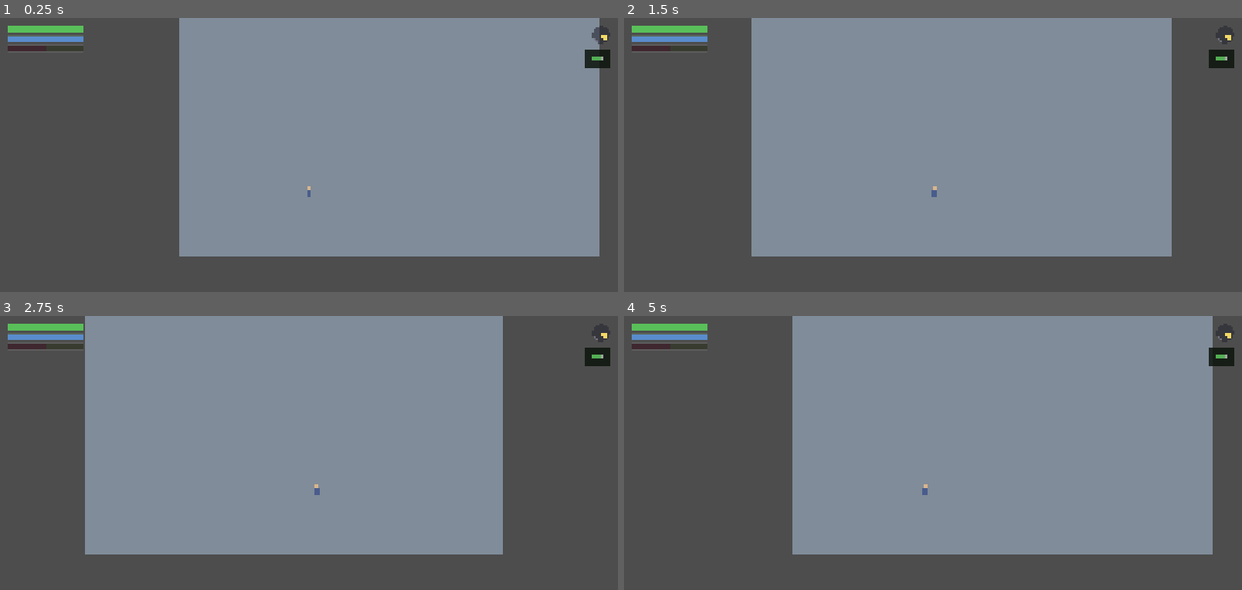
Above: before the commit, frames 1-4 (two rows, left to right).
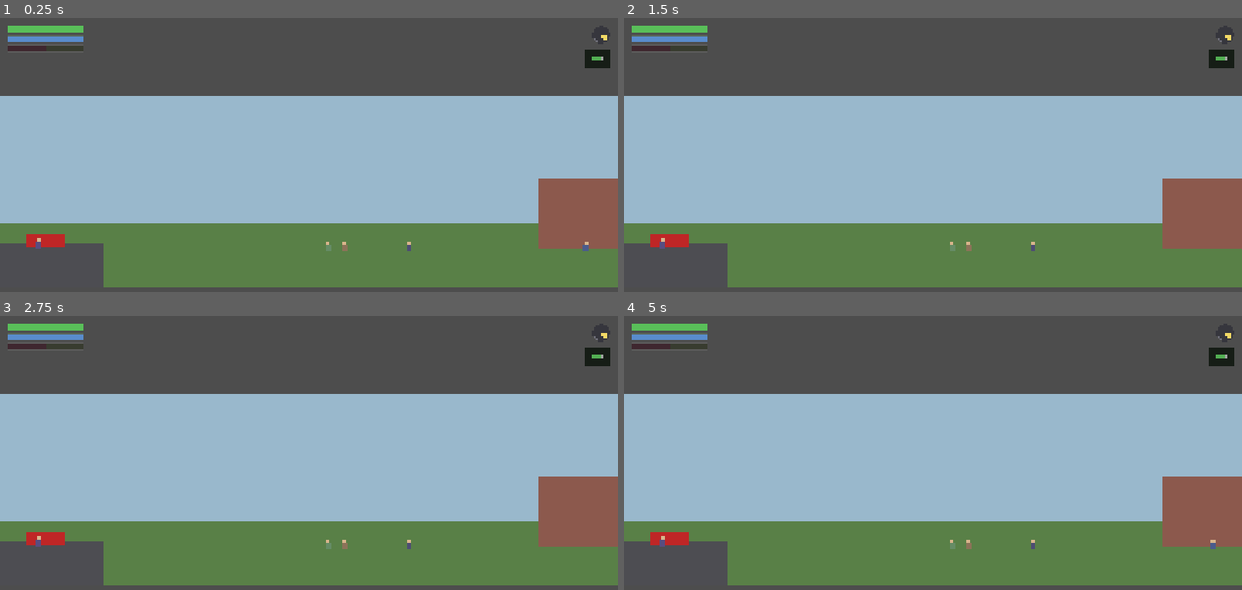
Above: after the commit, the same moments.

Repository: tm4747/leprechaun-game
Game: Godot game, scene res://scenes/intro/IntroSchool.tscn
The game is run twice, just before and just after one commit, with the same random seed, the same clock (stepped at 60 frames per second) and the same inputs. This scene is started directly instead of the project's main scene.
Inputs:
- Up to frame 1 (0.25 s): no input
- Up to frame 2 (1.5 s): tap Enter (confirm) at 0.5, 0.6 s; hold D (move_right) 0.53-1.28 s; hold S (move_down) from 1.28 s (still down); tap 1 at 1.35 s
- Up to frame 3 (2.75 s): tap Enter (confirm) at 2 s; release S (move_down) at 2.03 s; hold D (move_right) from 2.03 s (still down); tap 2 at 2.1 s
- Up to frame 4 (5 s): release D (move_right) at 2.78 s; hold W (move_up) 2.78-3.53 s; tap 3 at 2.85 s; tap Enter (confirm) at 3.5 s; hold A (move_left) from 3.53 s (still down); tap 4 at 3.6 s; tap 5 at 4.35 s

The runs differ from the first frame. In frame 1, 86% of the frame differs, in the area x 0-100%, y 0-99%; in frame 2, 87%; in frame 3, 87%; in frame 4, 87%.

Commit message:
Phase 6: school sequence (recess incident + Billy)
- IntroSchool consolidated into one scene per PRD 8.2: bus arrival ->
  classroom (a pure fade + wait, no geometry needed -- "no player
  control, purpose is pacing and contrast", section 15) -> recess ->
  front gate / Billy.
- The red-eye incident (section 17): two kids argue in GARBLED dialogue,
  shove each other, both flash red-eyed for an instant via
  NPCPlaceholder.flash_eyes_red() and immediately return to normal, a
  small Gut Meter dip, then a teacher steps in. No freeze, no zoom, no
  sting, no label, nobody comments on it -- exactly the PRD's forbidden
  list, avoided.
  list, avoided.
- Billy encounter (section 18): Gut Meter swings sharply to joy on sight,
  then to fear/sadness after his mocking GARBLED response; his car drives
  off; the boy walks toward the bus with no confrontation or melodrama.
- IntroHome stub scene for Phase 7 to flesh out.
- Headless Phase 6 suite: 10/10 passing, including asserting the
  argument actually renders as GARBLED (not translated) dialogue and
  that the Gut Meter genuinely moves in both directions.

Diff:
--- /dev/null
+++ b/scenes/intro/IntroHome.tscn
@@ -0,0 +1,17 @@
+[gd_scene load_steps=3 format=3]
+
+[ext_resource type="Script" path="res://scripts/intro/intro_home.gd" id="1"]
+[ext_resource type="PackedScene" path="res://scenes/player/Player.tscn" id="2"]
+
+[node name="IntroHome" type="Node2D"]
+script = ExtResource("1")
+
+[node name="Background" type="ColorRect" parent="."]
+offset_left = -100.0
+offset_top = -100.0
+offset_right = 1200.0
+offset_bottom = 700.0
+color = Color(0.25, 0.2, 0.18, 1)
+
+[node name="Player" parent="." instance=ExtResource("2")]
+position = Vector2(300, 500)
--- a/scenes/intro/IntroSchool.tscn
+++ b/scenes/intro/IntroSchool.tscn
@@ -1,17 +1,100 @@
-[gd_scene load_steps=3 format=3]
+[gd_scene load_steps=6 format=3]
 
 [ext_resource type="Script" path="res://scripts/intro/intro_school.gd" id="1"]
 [ext_resource type="PackedScene" path="res://scenes/player/Player.tscn" id="2"]
+[ext_resource type="Script" path="res://scripts/intro/auto_event_trigger.gd" id="3"]
+[ext_resource type="PackedScene" path="res://scenes/intro/NPCPlaceholder.tscn" id="4"]
+
+[sub_resource type="RectangleShape2D" id="RectangleShape2D_trigger"]
+size = Vector2(110, 140)
 
 [node name="IntroSchool" type="Node2D"]
 script = ExtResource("1")
 
-[node name="Background" type="ColorRect" parent="."]
-offset_left = -100.0
-offset_top = -100.0
-offset_right = 1200.0
-offset_bottom = 700.0
-color = Color(0.5, 0.55, 0.6, 1)
+[node name="Sky" type="ColorRect" parent="."]
+offset_left = 0.0
+offset_top = 0.0
+offset_right = 2000.0
+offset_bottom = 400.0
+color = Color(0.6, 0.72, 0.8, 1)
+
+[node name="Ground" type="ColorRect" parent="."]
+offset_left = 0.0
+offset_top = 400.0
+offset_right = 2000.0
+offset_bottom = 600.0
+color = Color(0.35, 0.5, 0.28, 1)
+
+[node name="FrontGateArea" type="ColorRect" parent="."]
+offset_left = 0.0
+offset_top = 460.0
+offset_right = 400.0
+offset_bottom = 600.0
+color = Color(0.3, 0.3, 0.32, 1)
+
+[node name="SchoolBuilding" type="ColorRect" parent="."]
+offset_left = 1750.0
+offset_top = 260.0
+offset_right = 2000.0
+offset_bottom = 480.0
+color = Color(0.55, 0.35, 0.3, 1)
 
 [node name="Player" parent="." instance=ExtResource("2")]
-position = Vector2(300, 500)
+position = Vector2(1900, 470)
+
+[node name="SchoolDoorTrigger" type="Area2D" parent="."]
+position = Vector2(1780, 470)
+script = ExtResource("3")
+
+[node name="SchoolDoorTriggerShape" type="CollisionShape2D" parent="SchoolDoorTrigger"]
+shape = SubResource("RectangleShape2D_trigger")
+
+[node name="RecessSpawn" type="Marker2D" parent="."]
+position = Vector2(1560, 470)
+
+[node name="KidA" parent="." instance=ExtResource("4")]
+position = Vector2(1100, 470)
+npc_name = "A boy"
+body_color = Color(0.4, 0.55, 0.4, 1)
+
+[node name="KidB" parent="." instance=ExtResource("4")]
+position = Vector2(1150, 470)
+npc_name = "Another boy"
+body_color = Color(0.55, 0.45, 0.35, 1)
+
+[node name="Teacher" parent="." instance=ExtResource("4")]
+position = Vector2(1350, 470)
+npc_name = "Teacher"
+body_color = Color(0.3, 0.3, 0.45, 1)
+
+[node name="TeacherStandMarker" type="Marker2D" parent="."]
+position = Vector2(1125, 470)
+
+[node name="IncidentTrigger" type="Area2D" parent="."]
+position = Vector2(1125, 470)
+script = ExtResource("3")
+
+[node name="IncidentTriggerShape" type="CollisionShape2D" parent="IncidentTrigger"]
+shape = SubResource("RectangleShape2D_trigger")
+
+[node name="BillyCar" type="Node2D" parent="."]
+position = Vector2(220, 460)
+
+[node name="CarBody" type="ColorRect" parent="BillyCar"]
+offset_left = -60.0
+offset_top = -30.0
+offset_right = 60.0
+offset_bottom = 10.0
+color = Color(0.75, 0.15, 0.15, 1)
+
+[node name="Billy" parent="BillyCar" instance=ExtResource("4")]
+position = Vector2(-20, 0)
+npc_name = "Billy"
+body_color = Color(0.35, 0.3, 0.5, 1)
+
+[node name="BillyTrigger" type="Area2D" parent="."]
+position = Vector2(320, 470)
+script = ExtResource("3")
+
+[node name="BillyTriggerShape" type="CollisionShape2D" parent="BillyTrigger"]
+shape = SubResource("RectangleShape2D_trigger")
--- a/scenes/intro/NPCPlaceholder.tscn
+++ b/scenes/intro/NPCPlaceholder.tscn
@@ -18,3 +18,10 @@
 offset_right = 6.0
 offset_bottom = -6.0
 color = Color(0.85, 0.71, 0.55, 1)
+
+[node name="Eyes" type="ColorRect" parent="."]
+offset_left = -3.0
+offset_top = -12.0
+offset_right = 3.0
+offset_bottom = -10.0
+color = Color(0.15, 0.12, 0.1, 1)
--- /dev/null
+++ b/scripts/intro/intro_home.gd
@@ -0,0 +1,12 @@
+extends Node2D
+## Evening: return home, dinner, living room, TV, parents (PRD sections
+## 19-24). Fleshed out fully in Phase 7 -- this stub exists so Phase 6's
+## bus-home beat has a real scene to transition into.
+
+@onready var player: Player = $Player
+
+func _ready() -> void:
+	GameState.current_scene_path = scene_file_path
+	GameState.intro_progress = "evening_return_home"
+	GameState.mark_screen_visited("intro_home")
+	player.set_movement_mode(Player.MovementMode.SIDE_SCROLL)
--- a/scripts/intro/intro_school.gd
+++ b/scripts/intro/intro_school.gd
@@ -1,12 +1,97 @@
 extends Node2D
-## School arrival (PRD section 14.2). Fleshed out fully in Phase 6 -- this
-## stub exists so Phase 5's bus sequence has a real scene to transition
-## into without soft-locking.
+## The whole school day in one consolidated scene, per PRD section 8.2's
+## file list. Bus arrival -> classroom (a pure fade; "no player control...
+## purpose is pacing and contrast", section 15, so it doesn't need real
+## classroom geometry) -> recess with the red-eye incident (section 17,
+## the first supernatural hint) -> front gate / Billy (section 18).
+
+const HOME_SCENE := "res://scenes/intro/IntroHome.tscn"
 
 @onready var player: Player = $Player
+@onready var school_door_trigger: AutoEventTrigger = $SchoolDoorTrigger
+@onready var incident_trigger: AutoEventTrigger = $IncidentTrigger
+@onready var billy_trigger: AutoEventTrigger = $BillyTrigger
+
+@onready var recess_spawn: Marker2D = $RecessSpawn
+@onready var kid_a: NPCPlaceholder = $KidA
+@onready var kid_b: NPCPlaceholder = $KidB
+@onready var teacher: NPCPlaceholder = $Teacher
+@onready var teacher_stand_marker: Marker2D = $TeacherStandMarker
+
+@onready var billy_car: Node2D = $BillyCar
+@onready var billy: NPCPlaceholder = $BillyCar/Billy
 
 func _ready() -> void:
 	GameState.current_scene_path = scene_file_path
 	GameState.intro_progress = "school_arrival"
 	GameState.mark_screen_visited("intro_school")
 	player.set_movement_mode(Player.MovementMode.SIDE_SCROLL)
+	player.set_camera_limits(0, 0, 2000, 600)
+
+	if GameState.pending_spawn_id != "" and has_node(GameState.pending_spawn_id):
+		player.global_position = get_node(GameState.pending_spawn_id).global_position
+	GameState.pending_spawn_id = ""
+
+	school_door_trigger.triggered.connect(_on_school_door_triggered)
+	incident_trigger.triggered.connect(_on_incident_triggered)
+	billy_trigger.triggered.connect(_on_billy_triggered)
+
+## Section 14.2/15: entering school skips straight through the school day.
+## No tutorial, no classroom minigame -- just a believable fade.
+func _on_school_door_triggered() -> void:
+	Events.disable_control()
+	await Events.fade_to_black(0.5)
+	await Events.wait(1.2) # the school day passing, off-screen
+	player.global_position = recess_spawn.global_position
+	await Events.fade_from_black(0.5)
+	GameState.intro_progress = "school_recess"
+	Events.enable_control()
+
+## Section 17: the first subtle supernatural hint. No freeze, no zoom, no
+## sting, no label, no leprechaun, no one commenting on it (Rule 6/10).
+func _on_incident_triggered() -> void:
+	Events.disable_control()
+	await Events.dialogue(kid_a.npc_name, "Whaa whaa whaa!", "GARBLED", 1.4)
+	await Events.dialogue(kid_b.npc_name, "Whaa whaa whaa whaa!", "GARBLED", 1.4)
+
+	var shove := create_tween()
+	shove.tween_property(kid_a, "position:x", kid_a.position.x - 10, 0.15)
+	shove.parallel().tween_property(kid_b, "position:x", kid_b.position.x + 10, 0.15)
+	await shove.finished
+
+	# The critical animation: both flicker red at once, look at the
+	# protagonist, then immediately return to normal. That's the entire
+	# beat -- nothing narrates it.
+	kid_a.flash_eyes_red(0.15)
+	await kid_b.flash_eyes_red(0.15)
+	GameState.gut.modify_gut(-0.15)
+
+	await Events.dialogue(kid_a.npc_name, "Whaa whaa!", "GARBLED", 1.1)
+
+	var teacher_step := create_tween()
+	teacher_step.tween_property(teacher, "global_position", teacher_stand_marker.global_position, 0.8)
+	await teacher_step.finished
+	await Events.wait(0.6)
+
+	GameState.intro_progress = "school_incident_seen"
+	Events.enable_control()
+
+## Section 18: Billy. Gut swings hard toward joy on seeing him, then hard
+## toward fear/sadness after he mocks the boy and drives off. No revenge,
+## no confrontation, no melodrama -- the boy just absorbs it.
+func _on_billy_triggered() -> void:
+	Events.disable_control()
+	GameState.gut.set_gut(0.6)
+	await Events.wait(0.4)
+	await Events.dialogue(GameState.player_name, "Hey Billy, can I get a ride home?", "CLEAR", 2.0)
+	await Events.dialogue(billy.npc_name, "Whaa whaa whaa whaa whaa!", "GARBLED", 1.6)
+	GameState.gut.set_gut(-0.5)
+
+	var drive_off := create_tween()
+	drive_off.tween_property(billy_car, "position:x", billy_car.position.x - 500, 0.8) \
+		.set_trans(Tween.TRANS_QUAD).set_ease(Tween.EASE_IN)
+	await drive_off.finished
+
+	await Events.move_character(player, player.global_position + Vector2(-120, 0), 90.0)
+	GameState.intro_progress = "school_billy_seen"
+	Events.transition_scene(HOME_SCENE)
--- a/scripts/intro/npc_placeholder.gd
+++ b/scripts/intro/npc_placeholder.gd
@@ -10,7 +10,18 @@
 
 @onready var body: ColorRect = $Body
 @onready var head: ColorRect = $Head
+@onready var eyes: ColorRect = $Eyes
+
+var _normal_eye_color: Color
 
 func _ready() -> void:
 	body.color = body_color
 	head.color = head_color
+	_normal_eye_color = eyes.color
+
+## A fraction-of-a-second red flicker (PRD section 17) -- never a freeze,
+## zoom, sound cue, or label. Just the animation, exactly as specified.
+func flash_eyes_red(duration: float = 0.15) -> void:
+	eyes.color = Color(0.9, 0.1, 0.1)
+	await get_tree().create_timer(duration).timeout
+	eyes.color = _normal_eye_color
--- /dev/null
+++ b/tests/Phase6Test.tscn
@@ -0,0 +1,6 @@
+[gd_scene load_steps=2 format=3]
+
+[ext_resource type="Script" path="res://tests/run_phase6_tests.gd" id="1"]
+
+[node name="Phase6Test" type="Node"]
+script = ExtResource("1")
--- /dev/null
+++ b/tests/run_phase6_tests.gd
@@ -0,0 +1,71 @@
+extends Node
+## Headless test runner for Phase 6 acceptance criteria (PRD section 65/66):
+## the supernatural hints occur without explicit explanation and the Gut
+## Meter responds appropriately.
+## Run with: godot --headless --path . res://tests/Phase6Test.tscn
+
+var _pass := 0
+var _fail := 0
+
+func _ready() -> void:
+	print("== Phase 6 school sequence tests ==")
+	GameState.reset_for_new_quest()
+
+	var school = preload("res://scenes/intro/IntroSchool.tscn").instantiate()
+	add_child(school)
+	await get_tree().process_frame
+
+	await _test_school_door(school)
+	await _test_incident(school)
+	_test_billy(school) # deliberately synchronous to the final quit()
+
+func _check(condition: bool, label: String) -> void:
+	if condition:
+		_pass += 1
+		print("  PASS: %s" % label)
+	else:
+		_fail += 1
+		print("  FAIL: %s" % label)
+
+func _test_school_door(school: Node) -> void:
+	await school._on_school_door_triggered()
+	_check(GameState.intro_progress == "school_recess", "entering school advances to recess without a classroom minigame")
+	_check(GameState.control_enabled, "control returns to the player once class is over")
+
+func _test_incident(school: Node) -> void:
+	var seen_kinds := {"garbled_count": 0}
+	var listener := func(_speaker, _text, kind):
+		if kind == "GARBLED":
+			seen_kinds["garbled_count"] += 1
+	EventBus.dialogue_line_started.connect(listener)
+
+	GameState.gut.set_gut(0.0)
+	await school._on_incident_triggered()
+
+	EventBus.dialogue_line_started.disconnect(listener)
+
+	_check(seen_kinds["garbled_count"] >= 2, "the argument plays as garbled/unintelligible dialogue, not translated subtitles")
+	_check(GameState.gut.value < 0.0, "the Gut Meter dips during the red-eye moment")
+	_check(school.kid_a.eyes.color != Color(0.9, 0.1, 0.1), "eyes return to normal immediately after the flash (no lingering supernatural marker)")
+	_check(GameState.intro_progress == "school_incident_seen", "the incident advances the intro checkpoint")
+	_check(GameState.control_enabled, "control returns to the player after the incident")
+
+## Deliberately synchronous from Events.transition_scene() onward -- see the
+## Phase 4/5 tests' note on why a real transition has to be the last thing
+## a test does.
+func _test_billy(school: Node) -> void:
+	var gut_peak := {"max": -1.0}
+	var listener := func(value, _state):
+		gut_peak["max"] = maxf(gut_peak["max"], value)
+	GameState.gut.gut_changed.connect(listener)
+
+	await school._on_billy_triggered()
+
+	GameState.gut.gut_changed.disconnect(listener)
+
+	_check(gut_peak["max"] >= 0.55, "seeing Billy swings the Gut Meter sharply toward joy")
+	_check(GameState.gut.value < 0.0, "Billy's mockery swings the Gut Meter back toward fear/sadness")
+	_check(SceneManager.is_transitioning(), "the school day ends by transitioning home")
+
+	print("== %d passed, %d failed ==" % [_pass, _fail])
+	get_tree().quit(1 if _fail > 0 else 0)
Not shown, added: scripts/intro/intro_home.gd.uid
Not shown, added: tests/run_phase6_tests.gd.uid
